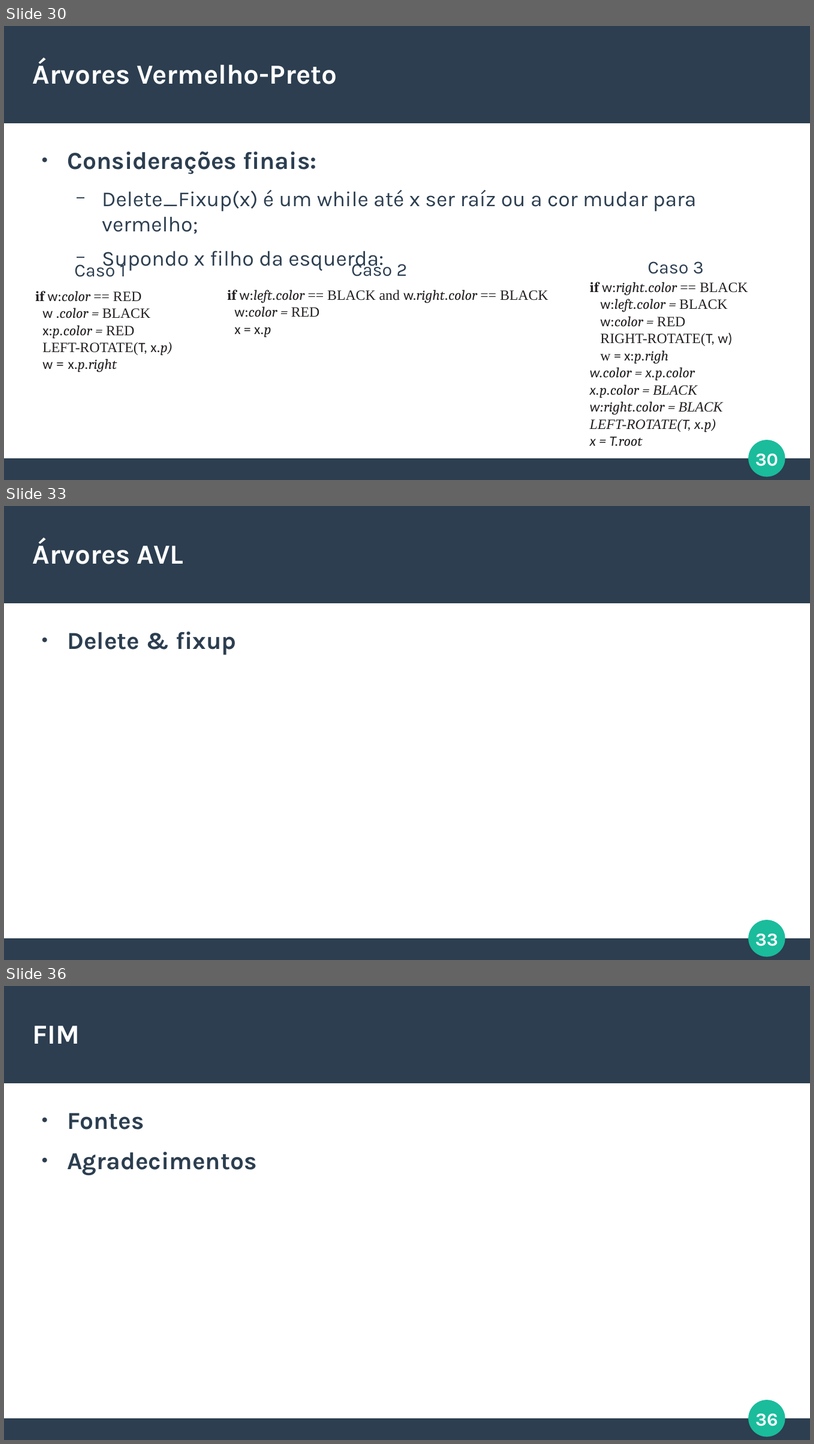
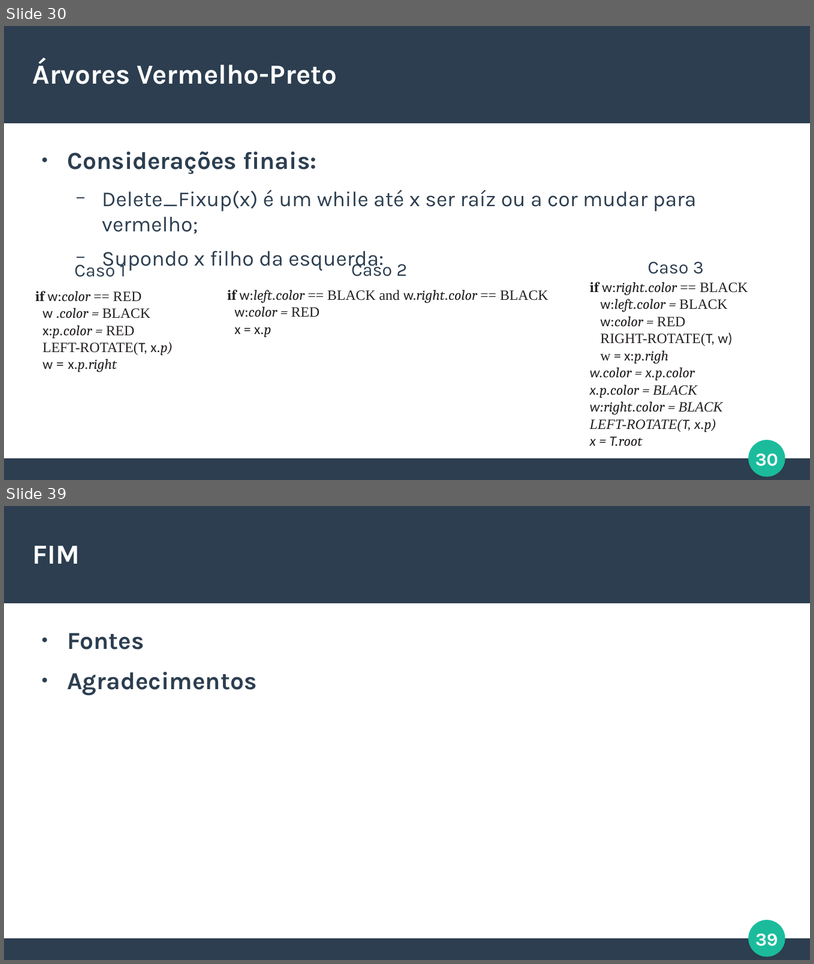
Before and after one commit to italoportinho/trabalho-eda2023-2, a slide deck: slides/apresentacao.odp. Shown one above the other, each under a label of ours: slides 30, 33 and 36 before the commit, slides 30 and 39 after it; the slides between them are not shown. The pictures are 814x1444 and 814x964 pixels, drawn with LibreOffice and Linux fonts; fonts in the diff are those of the drawing. Boxes give left, top, right and bottom in pixels: in the first picture for what was removed or moved away, otherwise in the second. Text is boxed around its words. In the diff, an @@ line names an element or a change of style, - is before the commit and + after.

```diff
--- a/slides/apresentacao.odp
+++ b/slides/apresentacao.odp
@@ slide 33 removed at <box>4,506,810,960</box>, background #FFFFFF; not listed: 4 template elements that a slide beside it also shows @@
@@ title removed at <box>33,539,183,564</box> @@
-Árvores AVL
@@ text removed at <box>68,631,236,655</box> @@
-● Delete & fixup
@@ what was slide 36 is now slide 39 @@
@@ page number at <box>756,933,778,946</box>: text changed @@
-36
+39
```
Also in this commit, not shown: 4 slides changed, 4 slides added.
